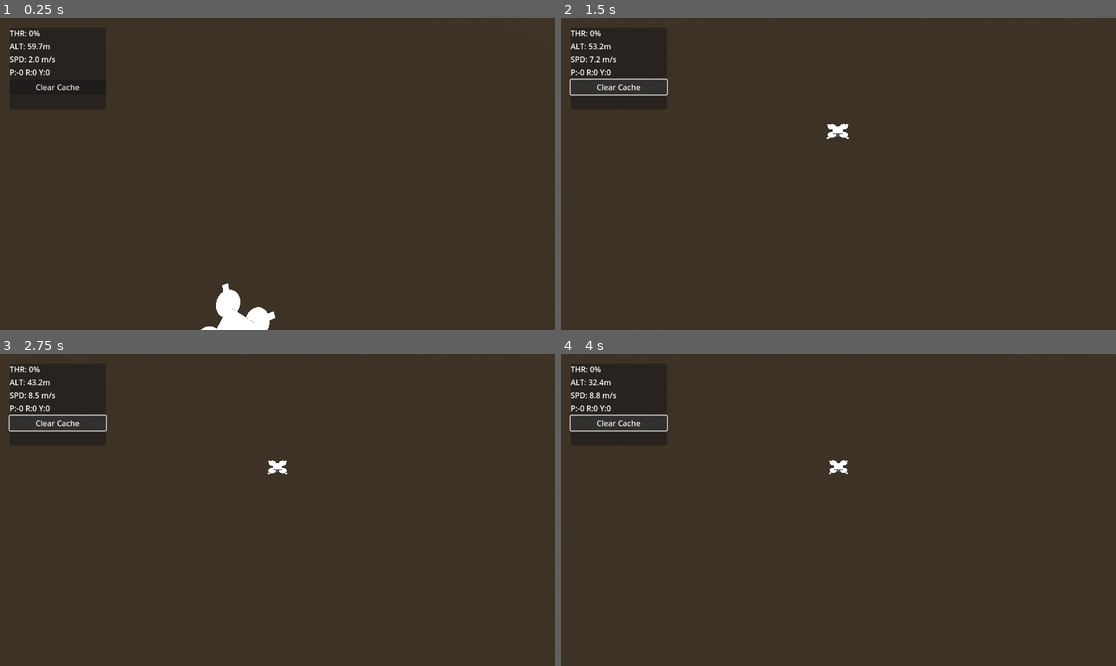
Above: before the commit, frames 1-4 (two rows, left to right).
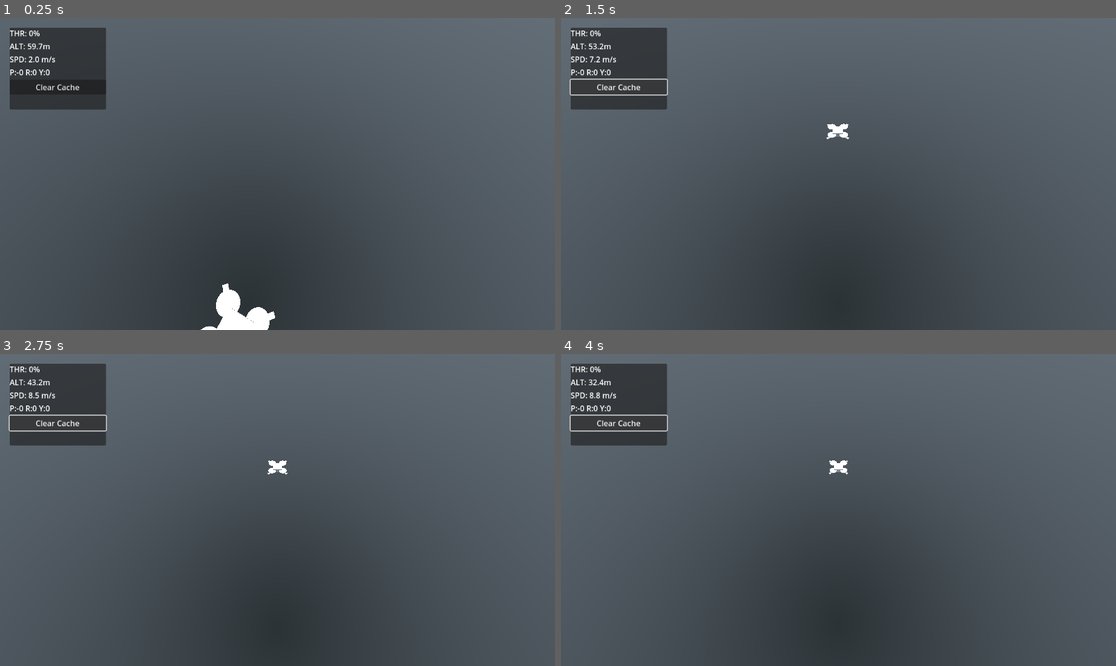
Above: after the commit, the same moments.

Repository: pawel-dubiel/Drone-Simulation
Game: Godot game, scene res://src/Main.tscn
Same seed, same stepped clock (60 frames per second), same inputs: the game is played once before the commit and once after it.
Inputs:
- Up to frame 1 (0.25 s): no input
- Up to frame 2 (1.5 s): tap Enter at 0.5 s; hold D (drone_roll_right) 0.53-1.25 s; tap 1 at 0.6 s; tap 2 at 0.8 s; click "Clear Cache" at 1.25 s
- Up to frame 3 (2.75 s): hold S (drone_pitch_backward) from 2.03 s (still down); tap 2 at 2.1 s; tap 3 at 2.3 s
- Up to frame 4 (4 s): release S (drone_pitch_backward) at 2.78 s; hold D (drone_roll_right) 2.78-3.53 s; tap 3 at 2.85 s; tap 4 at 3.05, 3.6 s; hold W (drone_pitch_forward) from 3.53 s (still down); tap 5 at 3.8 s

The runs differ from the first frame. In frame 1, 96% of the frame differs, in the area x 0-100%, y 0-100%; in frame 2, 96%; in frame 3, 96%; in frame 4, 96%.

Commit message:
Add weather manager

Diff:
--- a/src/Main.tscn
+++ b/src/Main.tscn
@@ -7,13 +7,11 @@
 [ext_resource type="PackedScene" path="res://src/client/camera/CameraRig.tscn" id="4_camera_rig"]
 [ext_resource type="PackedScene" path="res://src/client/ui/HUD.tscn" id="5_hud"]
 [ext_resource type="PackedScene" path="res://src/simulation/environment/TerrainManager.tscn" id="6_terrain"]
-
-[sub_resource type="ProceduralSkyMaterial" id="ProceduralSkyMaterial_1"]
-sky_horizon_color = Color(0.64625, 0.65575, 0.67075, 1)
-ground_horizon_color = Color(0.64625, 0.65575, 0.67075, 1)
+[ext_resource type="PackedScene" path="res://src/simulation/environment/WeatherSystem.tscn" id="7_weather"]
+[ext_resource type="Material" uid="uid://skymaterial1" path="res://src/client/visuals/sky/SkyMaterial.tres" id="8_skymat"]
 
 [sub_resource type="Sky" id="Sky_1"]
-sky_material = SubResource("ProceduralSkyMaterial_1")
+sky_material = ExtResource("8_skymat")
 
 [sub_resource type="Environment" id="Environment_realism"]
 background_mode = 2
@@ -40,6 +38,11 @@
 transform = Transform3D(-0.866025, -0.433013, 0.25, 0, 0.5, 0.866025, -0.5, 0.75, -0.433013, 0, 0, 0)
 shadow_enabled = true
 
+[node name="WeatherSystem" parent="Environment" node_paths=PackedStringArray("world_environment", "sun_light") instance=ExtResource("7_weather")]
+world_environment = NodePath("../WorldEnvironment")
+sun_light = NodePath("../DirectionalLight3D")
+sky_material = ExtResource("8_skymat")
+
 [node name="TerrainManager" parent="Environment" instance=ExtResource("6_terrain")]
 target_path = NodePath("../../SimulationDomain/DronePhysics")
 render_distance = 5
--- /dev/null
+++ b/src/client/visuals/sky/CloudNoise.tres
@@ -0,0 +1,14 @@
+[gd_resource type="NoiseTexture2D" load_steps=2 format=3 uid="uid://cloudnoisetex"]
+
+[sub_resource type="FastNoiseLite" id="FastNoiseLite_cloud"]
+noise_type = 3
+seed = 123
+frequency = 0.01
+fractal_type = 1
+fractal_octaves = 3
+
+[resource]
+width = 512
+height = 512
+seamless = true
+noise = SubResource("FastNoiseLite_cloud")
--- /dev/null
+++ b/src/client/visuals/sky/DynamicSky.gdshader
@@ -0,0 +1,66 @@
+shader_type sky;
+
+uniform vec3 sky_top_color : source_color = vec3(0.35, 0.46, 0.71);
+uniform vec3 sky_horizon_color : source_color = vec3(0.64, 0.75, 0.85);
+uniform vec3 ground_bottom_color : source_color = vec3(0.15, 0.17, 0.18);
+uniform vec3 ground_horizon_color : source_color = vec3(0.32, 0.35, 0.38);
+
+uniform float sun_angle_max = 30.0;
+uniform float sun_curve : hint_range(0.0, 1.0) = 0.15;
+
+uniform sampler2D cloud_texture;
+uniform sampler2D cloud_texture2;
+uniform vec2 cloud_direction = vec2(0.5, 0.0);
+uniform vec2 cloud_direction2 = vec2(0.3, 0.4);
+uniform float cloud_scale = 1.0;
+uniform float cloud_speed = 0.02;
+uniform float cloud_coverage : hint_range(0.0, 1.0) = 0.5;
+uniform float cloud_opacity : hint_range(0.0, 1.0) = 0.8;
+uniform vec3 cloud_color : source_color = vec3(1.0, 1.0, 1.0);
+uniform float horizon_fade_size = 0.2;
+
+void sky() {
+	float v_angle = acos(EYEDIR.y); // 0 at zenith, PI at nadir
+	float blend = clamp(1.0 - (v_angle / (PI * 0.5)), 0.0, 1.0); // 1 at top, 0 at horizon
+
+	// Simple Day/Night Gradient
+	vec3 sky_color = mix(sky_horizon_color, sky_top_color, clamp(blend, 0.0, 1.0));
+	vec3 ground_color = mix(ground_horizon_color, ground_bottom_color, clamp((v_angle - PI * 0.5) / (PI * 0.5), 0.0, 1.0));
+
+	vec3 final_color = mix(ground_color, sky_color, step(0.0, EYEDIR.y));
+
+	// Smooth horizon transition
+	float horizon_blur = smoothstep(-0.1, 0.1, EYEDIR.y);
+	final_color = mix(ground_color, sky_color, horizon_blur);
+
+	// Clouds (Plane mapped to sphere top)
+	if (EYEDIR.y > 0.0) {
+		vec2 uv = EYEDIR.xz / (EYEDIR.y + 0.2); // Simple projection
+		float time = TIME * cloud_speed;
+
+		vec2 uv1 = uv * cloud_scale + time * cloud_direction;
+		vec2 uv2 = uv * cloud_scale * 0.5 + time * cloud_direction2;
+
+		float noise1 = texture(cloud_texture, uv1).r;
+		float noise2 = texture(cloud_texture2, uv2).r;
+
+		float combined_noise = mix(noise1, noise2, 0.5);
+
+		// Cloud coverage threshold
+		float cloud_mask = smoothstep(1.0 - cloud_coverage, (1.0 - cloud_coverage) + 0.1, combined_noise);
+
+		// Horizon fade for clouds
+		float cloud_fade = smoothstep(0.0, horizon_fade_size, EYEDIR.y);
+
+		vec3 cloud_final_color = mix(cloud_color, vec3(0.5), 0.1); // Slight shading
+
+		final_color = mix(final_color, cloud_final_color, cloud_mask * cloud_opacity * cloud_fade);
+	}
+
+	// Sun
+	float sun_dist = distance(EYEDIR, LIGHT0_DIRECTION);
+	float sun_mask = 1.0 - smoothstep(0.0, 0.05, sun_dist);
+	final_color += sun_mask * LIGHT0_COLOR * 2.0; // Add sun disk
+
+	COLOR = final_color;
+}
--- /dev/null
+++ b/src/client/visuals/sky/SkyMaterial.tres
@@ -0,0 +1,23 @@
+[gd_resource type="ShaderMaterial" load_steps=3 format=3 uid="uid://skymaterial1"]
+
+[ext_resource type="Shader" path="res://src/client/visuals/sky/DynamicSky.gdshader" id="1_shader"]
+[ext_resource type="Texture2D" uid="uid://cloudnoisetex" path="res://src/client/visuals/sky/CloudNoise.tres" id="2_noise"]
+
+[resource]
+shader = ExtResource("1_shader")
+shader_parameter/sky_top_color = Color(0.35, 0.46, 0.71, 1)
+shader_parameter/sky_horizon_color = Color(0.64, 0.75, 0.85, 1)
+shader_parameter/ground_bottom_color = Color(0.15, 0.17, 0.18, 1)
+shader_parameter/ground_horizon_color = Color(0.32, 0.35, 0.38, 1)
+shader_parameter/sun_angle_max = 30.0
+shader_parameter/sun_curve = 0.15
+shader_parameter/cloud_direction = Vector2(0.5, 0)
+shader_parameter/cloud_direction2 = Vector2(0.3, 0.4)
+shader_parameter/cloud_scale = 1.0
+shader_parameter/cloud_speed = 0.02
+shader_parameter/cloud_coverage = 0.5
+shader_parameter/cloud_opacity = 0.8
+shader_parameter/cloud_color = Color(1, 1, 1, 1)
+shader_parameter/horizon_fade_size = 0.2
+shader_parameter/cloud_texture = ExtResource("2_noise")
+shader_parameter/cloud_texture2 = ExtResource("2_noise")
--- /dev/null
+++ b/src/simulation/environment/WeatherManager.gd
@@ -0,0 +1,126 @@
+extends Node
+
+class_name WeatherManager
+
+# Enums for Weather Types
+enum WeatherType {
+	CLEAR,
+	PARTLY_CLOUDY,
+	OVERCAST,
+	RAINY,
+	STORMY
+}
+
+# Configuration
+@export_group("References")
+@export var world_environment: WorldEnvironment
+@export var sun_light: DirectionalLight3D
+@export var sky_material: ShaderMaterial
+
+@export_group("Settings")
+@export var transition_speed: float = 0.5
+@export var day_length_seconds: float = 120.0 # Just for reference if we add day/night cycle later
+
+# Internal State
+var current_weather: WeatherType = WeatherType.CLEAR
+var current_cloud_coverage: float = 0.0
+var current_fog_density: float = 0.0
+var current_sun_energy: float = 1.0
+var current_rain_intensity: float = 0.0
+
+# Targets
+var target_cloud_coverage: float = 0.0
+var target_fog_density: float = 0.0
+var target_sun_energy: float = 1.0
+var target_rain_intensity: float = 0.0
+
+@onready var rain_particles: GPUParticles3D = $RainParticles
+
+func _ready() -> void:
+	change_weather(WeatherType.PARTLY_CLOUDY, true)
+
+func _input(event: InputEvent) -> void:
+	if event is InputEventKey and event.pressed:
+		match event.keycode:
+			KEY_1: change_weather(WeatherType.CLEAR)
+			KEY_2: change_weather(WeatherType.PARTLY_CLOUDY)
+			KEY_3: change_weather(WeatherType.OVERCAST)
+			KEY_4: change_weather(WeatherType.RAINY)
+			KEY_5: change_weather(WeatherType.STORMY)
+
+func _process(delta: float) -> void:
+	_interpolate_weather_values(delta)
+	_apply_weather_values()
+	_update_rain_position()
+
+func change_weather(new_weather: WeatherType, instant: bool = false) -> void:
+	current_weather = new_weather
+	match new_weather:
+		WeatherType.CLEAR:
+			target_cloud_coverage = 0.1
+			target_fog_density = 0.001
+			target_sun_energy = 1.0
+			target_rain_intensity = 0.0
+		WeatherType.PARTLY_CLOUDY:
+			target_cloud_coverage = 0.5
+			target_fog_density = 0.005
+			target_sun_energy = 0.9
+			target_rain_intensity = 0.0
+		WeatherType.OVERCAST:
+			target_cloud_coverage = 0.9
+			target_fog_density = 0.02
+			target_sun_energy = 0.5
+			target_rain_intensity = 0.0
+		WeatherType.RAINY:
+			target_cloud_coverage = 0.95
+			target_fog_density = 0.04
+			target_sun_energy = 0.3
+			target_rain_intensity = 0.5
+		WeatherType.STORMY:
+			target_cloud_coverage = 1.0
+			target_fog_density = 0.06
+			target_sun_energy = 0.1
+			target_rain_intensity = 1.0
+
+	if instant:
+		current_cloud_coverage = target_cloud_coverage
+		current_fog_density = target_fog_density
+		current_sun_energy = target_sun_energy
+		current_rain_intensity = target_rain_intensity
+
+func _interpolate_weather_values(delta: float) -> void:
+	var t = delta * transition_speed
+	current_cloud_coverage = lerp(current_cloud_coverage, target_cloud_coverage, t)
+	current_fog_density = lerp(current_fog_density, target_fog_density, t)
+	current_sun_energy = lerp(current_sun_energy, target_sun_energy, t)
+	current_rain_intensity = lerp(current_rain_intensity, target_rain_intensity, t)
+
+func _apply_weather_values() -> void:
+	if sky_material:
+		sky_material.set_shader_parameter("cloud_coverage", current_cloud_coverage)
+
+	if world_environment and world_environment.environment:
+		world_environment.environment.fog_density = current_fog_density
+
+	if sun_light:
+		sun_light.light_energy = current_sun_energy
+
+	if rain_particles:
+		rain_particles.amount_ratio = clamp(current_rain_intensity, 0.0, 1.0)
+		if current_rain_intensity > 0.01:
+			if not rain_particles.emitting:
+				rain_particles.emitting = true
+		else:
+			if rain_particles.emitting:
+				rain_particles.emitting = false
+
+func _update_rain_position() -> void:
+	if not rain_particles:
+		return
+
+	var camera = get_viewport().get_camera_3d()
+	if camera:
+		# Keep rain above camera
+		var pos = camera.global_position
+		pos.y += 10.0
+		rain_particles.global_position = pos
--- /dev/null
+++ b/src/simulation/environment/WeatherSystem.tscn
@@ -0,0 +1,36 @@
+[gd_scene load_steps=4 format=3 uid="uid://c18hi36j5sgls"]
+
+[ext_resource type="Script" path="res://src/simulation/environment/WeatherManager.gd" id="1_manager"]
+
+[sub_resource type="ParticleProcessMaterial" id="ParticleProcessMaterial_rain"]
+emission_shape = 3
+emission_box_extents = Vector3(10, 1, 10)
+direction = Vector3(0, -1, 0)
+spread = 5.0
+initial_velocity_min = 10.0
+initial_velocity_max = 20.0
+collision_mode = 1
+collision_friction = 0.0
+collision_bounce = 0.0
+
+[sub_resource type="StandardMaterial3D" id="StandardMaterial3D_rain"]
+transparency = 1
+shading_mode = 0
+albedo_color = Color(0.7, 0.8, 1, 0.5)
+billboard_mode = 3
+billboard_keep_scale = true
+particles_anim_h_frames = 1
+particles_anim_v_frames = 1
+particles_anim_loop = false
+
+[node name="WeatherSystem" type="Node"]
+script = ExtResource("1_manager")
+
+[node name="RainParticles" type="GPUParticles3D" parent="."]
+transform = Transform3D(1, 0, 0, 0, 1, 0, 0, 0, 1, 0, 10, 0)
+material_override = SubResource("StandardMaterial3D_rain")
+emitting = false
+amount = 500
+lifetime = 2.0
+process_material = SubResource("ParticleProcessMaterial_rain")
+draw_pass_1 = null
Not shown, added: src/client/visuals/sky/DynamicSky.gdshader.uid
Not shown, added: src/simulation/environment/WeatherManager.gd.uid
